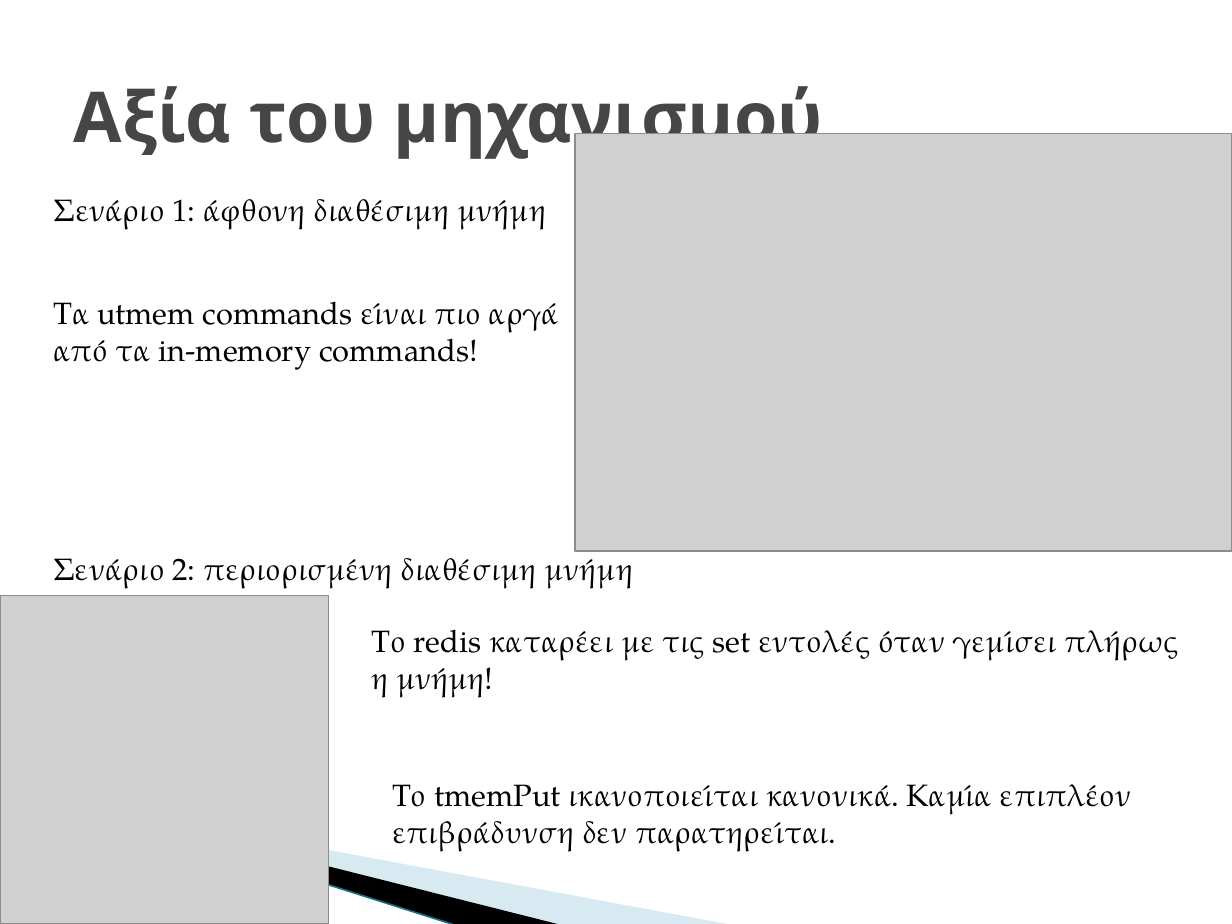
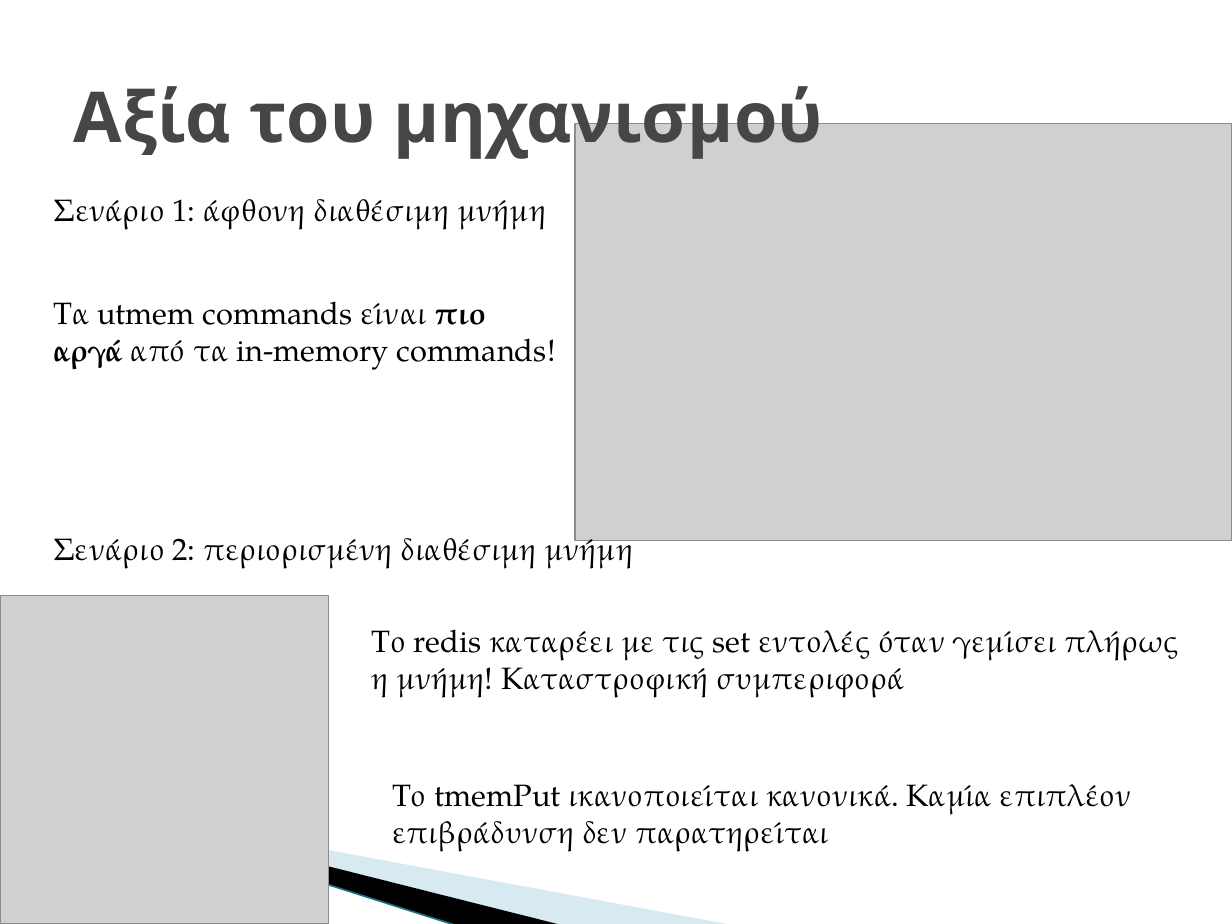
Before and after one commit to GiannhsAravantinos/ntua-diplwmatikh, a slide deck: slide 34 of paper/parousiasiDiplw.pptx. Drawn at 1232x924 pixels with LibreOffice and Linux fonts; fonts in the diff are those of the drawing; grey boxes stand for pictures; background and template pictures are left out. Boxes give left, top, right and bottom in pixels: in the first picture for what was removed or moved away, otherwise in the second. Text is boxed around its words. In the diff, an @@ line names an element or a change of style, - is before the commit and + after.

```diff
--- a/paper/parousiasiDiplw.pptx
+++ b/paper/parousiasiDiplw.pptx
@@ picture moved from (x1=575, y1=133, x2=1232, y2=551) to (x1=575, y1=123, x2=1232, y2=541) @@
@@ text "Τα utmem commands είναι πιο ..." at (x1=53, y1=301, x2=556, y2=370): bold on in "πιο αργά" @@
@@ text "Σενάριο 2: περιορισμένη διαθέσιμη μνήμη" moved from (x1=53, y1=549, x2=633, y2=589) to (x1=53, y1=528, x2=633, y2=569) @@
@@ text at (x1=371, y1=629, x2=1179, y2=698): text changed @@
-Το redis καταρέει με τις set εντολές όταν γεμίσει πλήρως η μνήμη!
+Το redis καταρέει με τις set εντολές όταν γεμίσει πλήρως η μνήμη! Καταστροφική συμπεριφορά
@@ text at (x1=392, y1=784, x2=1132, y2=852): text changed @@
-Το tmemPut ικανοποιείται κανονικά. Καμία επιπλέον επιβράδυνση δεν παρατηρείται.
+Το tmemPut ικανοποιείται κανονικά. Καμία επιπλέον επιβράδυνση δεν παρατηρείται
```
Also in this commit, not shown: 30 other slides changed.
